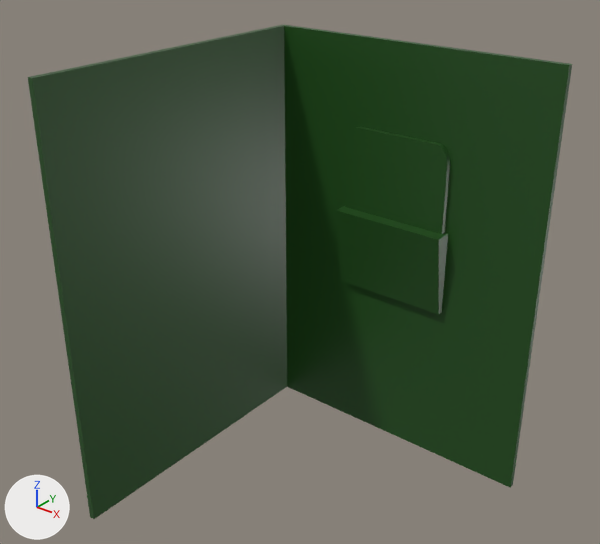
The FBX model Assets/Furniture Assets/FBX/christmasCard.fbx as it was, and as the next commit left it.
One viewpoint serves both versions: a camera (50 mm lens) standing at (5.38, -8.84, 4.76) and looking at (-0.2, -1.87, 0.43). The lights are fixed; the arrows at lower left show +X, +Y and +Z. Where no turn or scale is listed for an object, it has been applied to the vertices. Vertices at the same position are counted once.

Before the edit, the objects in view are built like this:
```python
me_cube = bpy.data.meshes.new('Cube')
me_cube.from_pydata(...)  # 57 vertices, 32 faces; spans x -2.02..2.02, y -3.99..0.04, z -2.87..2.87
me_cube.materials.append(mat_material)  # dark green #22501d
ob_cube = bpy.data.objects.new('Cube', me_cube)
ob_cube.location = (0.0, 0.0, 0.0)
```
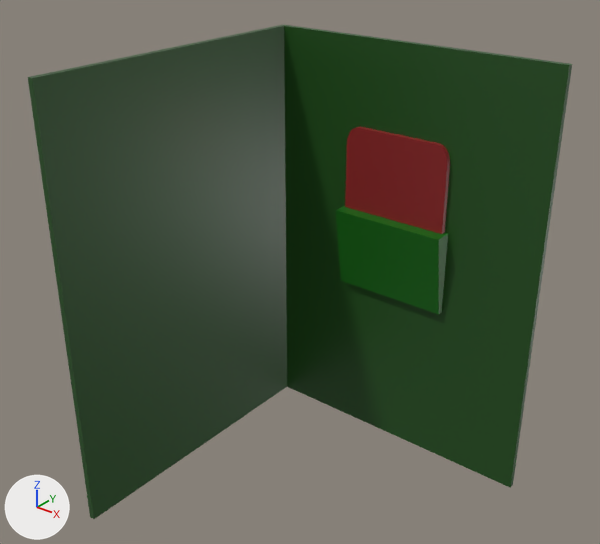
Boxes [x1, y1, x2, y2] around the edits, measured in the pictures (600 x 544 px):
part 1 of me_cube, recoloured (green to red)
    both: [345, 127, 450, 234]
part 2 of me_cube, recoloured
    both: [336, 206, 448, 314]

Patch to the scene script:
```diff
--- a/Assets/Furniture Assets/FBX/christmasCard.fbx.py
+++ b/Assets/Furniture Assets/FBX/christmasCard.fbx.py
@@ mat_material_002 @@
+mat_material_002 = principled_material('Material.002')
+mat_material_002.base_color = (0.00417, 0.133, 0.00357)  # dark green #0d660c
@@ mat_material_001 @@
+mat_material_001 = principled_material('Material.001')
+mat_material_001.base_color = (0.26, 0.0155, 0.017)  # red #8b2123
@@ me_cube @@
 me_cube.from_pydata(...)  # 57 vertices, 32 faces; spans x -2.02..2.02, y -3.99..0.04, z -2.87..2.87
 # used by ob_cube; location = (0.0, 0.0, 0.0)
+# me_cube part 1: all 16 faces centred in x -0.82..0.7, y -0.11..-0.08, z 1.02..1.72 switch from mat_material (dark green #22501d) to mat_material_001 (red #8b2123)
+# me_cube part 2: all 3 faces centred in x -0.06..0.75, y -0.2..-0.12, z -0.11..0.57 switch from mat_material (dark green #22501d) to mat_material_002 (dark green #0d660c)
```
